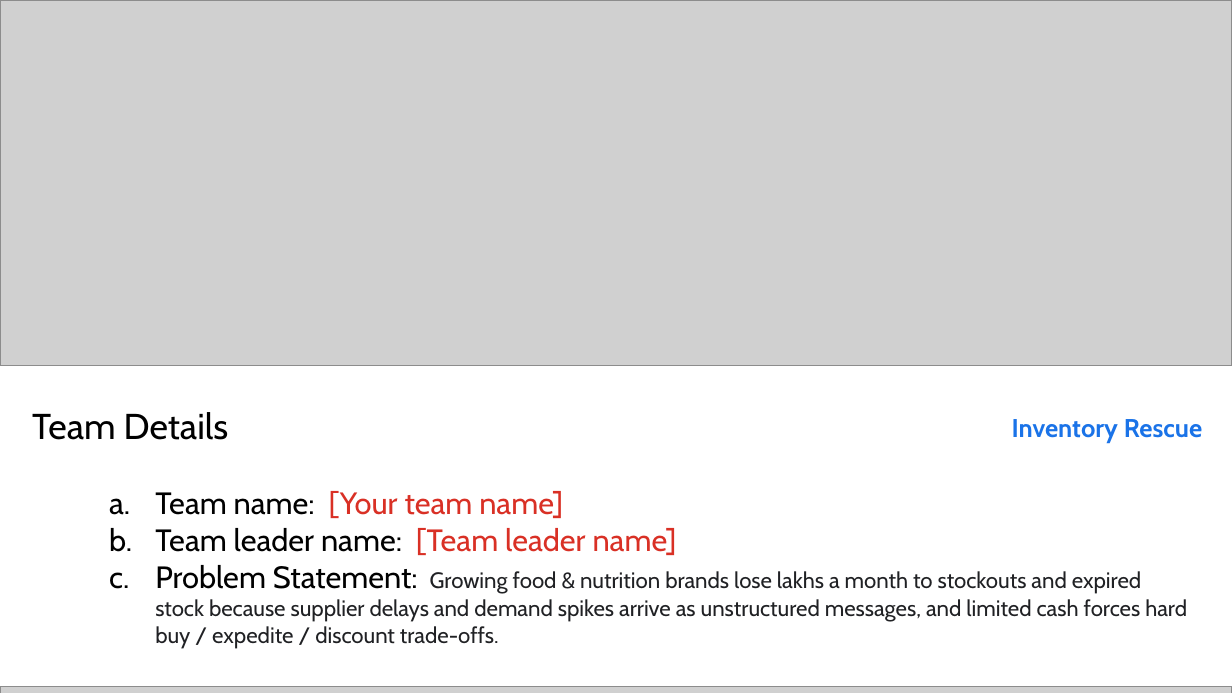
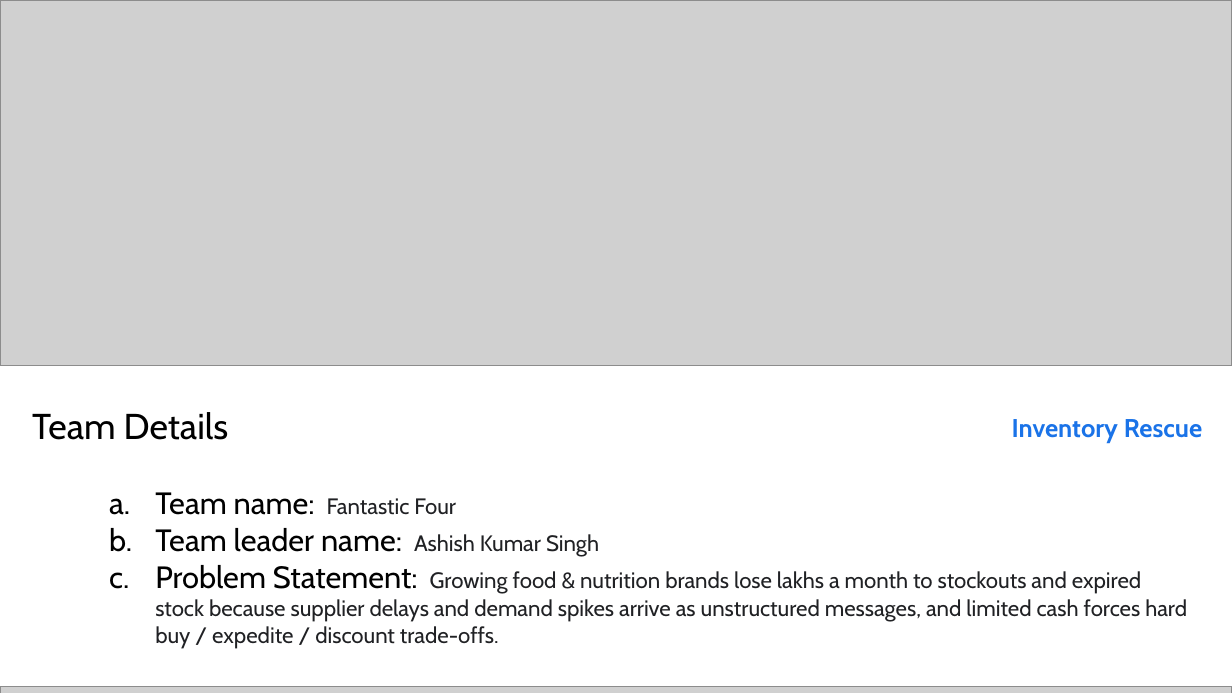
Before and after one commit to Xhahat/inventory-rescue, a slide deck: slide 1 of docs/Inventory_Rescue_AI_Builder_Cup.pptx. Drawn at 1232x693 pixels with LibreOffice and Linux fonts; fonts in the diff are those of the drawing; grey boxes stand for pictures. Boxes give left, top, right and bottom in pixels: in the first picture for what was removed or moved away, otherwise in the second. Text is boxed around its words. In the diff, an @@ line names an element or a change of style, - is before the commit and + after.

```diff
--- a/docs/Inventory_Rescue_AI_Builder_Cup.pptx
+++ b/docs/Inventory_Rescue_AI_Builder_Cup.pptx
@@ text at [155,492,599,557]: text changed; size 18 to 13 pt; text colour #D93025 to #202124 @@
-  a. Team name: [Your team name]
-  b. Team leader name: [Team leader name]
+  a. Team name: Fantastic Four
+  b. Team leader name: Ashish Kumar Singh
```
Also in this commit, not shown: 8 other slides changed, 1 other file.
